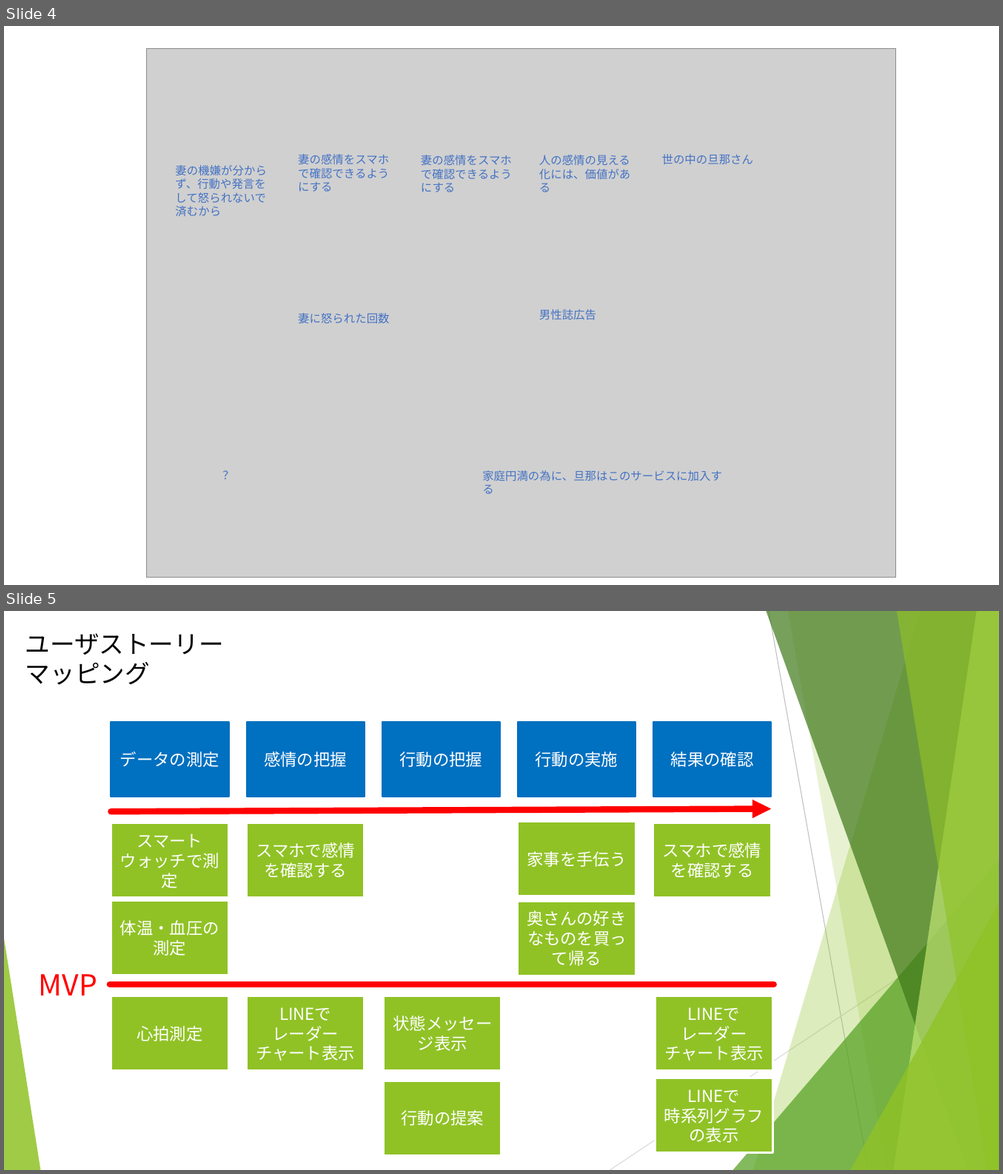
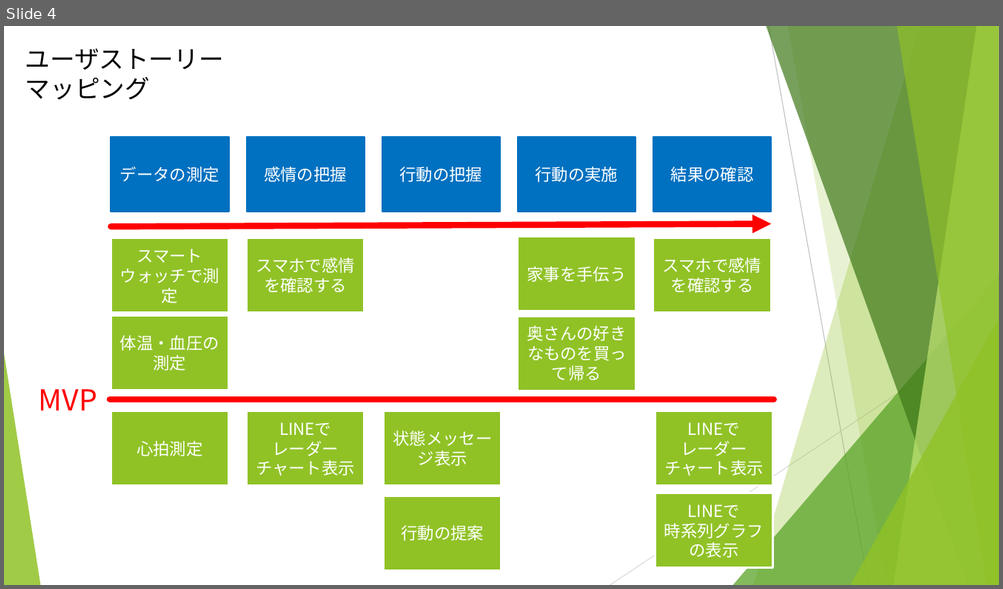
Before and after one commit to Smart-SE/sse2018-group3, a slide deck: presen/感情衛星「ひまわり」の発表シナリオ.pptx. Shown one above the other, each under a label of ours: slides 4 and 5 before the commit, slide 4 after it. The pictures are 1003x1174 and 1003x589 pixels, drawn with LibreOffice and Linux fonts; fonts in the diff are those of the drawing; grey boxes stand for pictures. Boxes give left, top, right and bottom in pixels: in the first picture for what was removed or moved away, otherwise in the second. Text is boxed around its words. In the diff, an @@ line names an element or a change of style, - is before the commit and + after.

Commit message:
change

```diff
--- a/presen/感情衛星「ひまわり」の発表シナリオ.pptx
+++ b/presen/感情衛星「ひまわり」の発表シナリオ.pptx
@@ slide 4 removed at bbox=[4, 26, 999, 585], background #FFFFFF @@
@@ picture removed at bbox=[147, 49, 896, 579] @@
@@ text removed at bbox=[298, 154, 389, 192] @@
-妻の感情をスマホで確認できるようにする
@@ text removed at bbox=[421, 155, 512, 192] @@
-妻の感情をスマホで確認できるようにする
@@ text removed at bbox=[539, 155, 630, 192] @@
-人の感情の見える化には、価値がある
@@ text removed at bbox=[662, 154, 753, 164] @@
-世の中の旦那さん
@@ text removed at bbox=[175, 165, 266, 216] @@
-妻の機嫌が分からず、行動や発言をして怒られないで済むから
@@ text removed at bbox=[298, 313, 389, 323] @@
-妻に怒られた回数
@@ text removed at bbox=[539, 309, 596, 321] @@
-男性誌広告
@@ text removed at bbox=[215, 465, 327, 486] @@
-？
@@ text removed at bbox=[482, 471, 722, 494] @@
-家庭円満の為に、旦那はこのサービスに加入する
@@ what was slide 5 is now slide 4 @@
```
